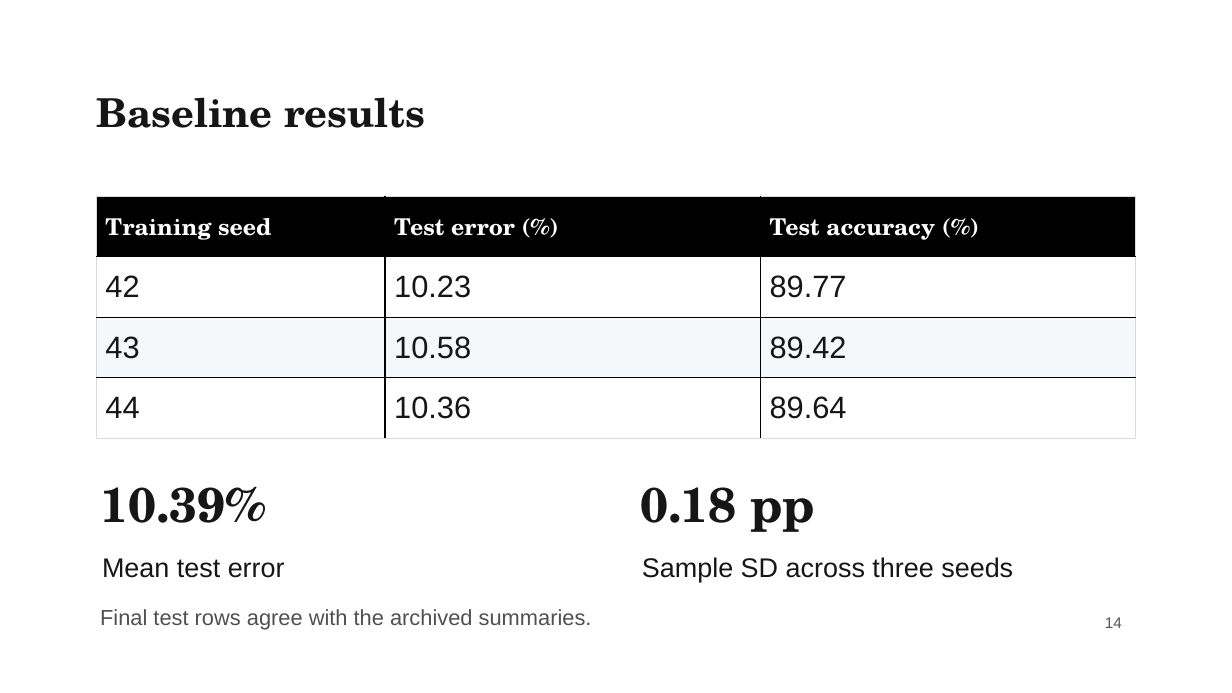
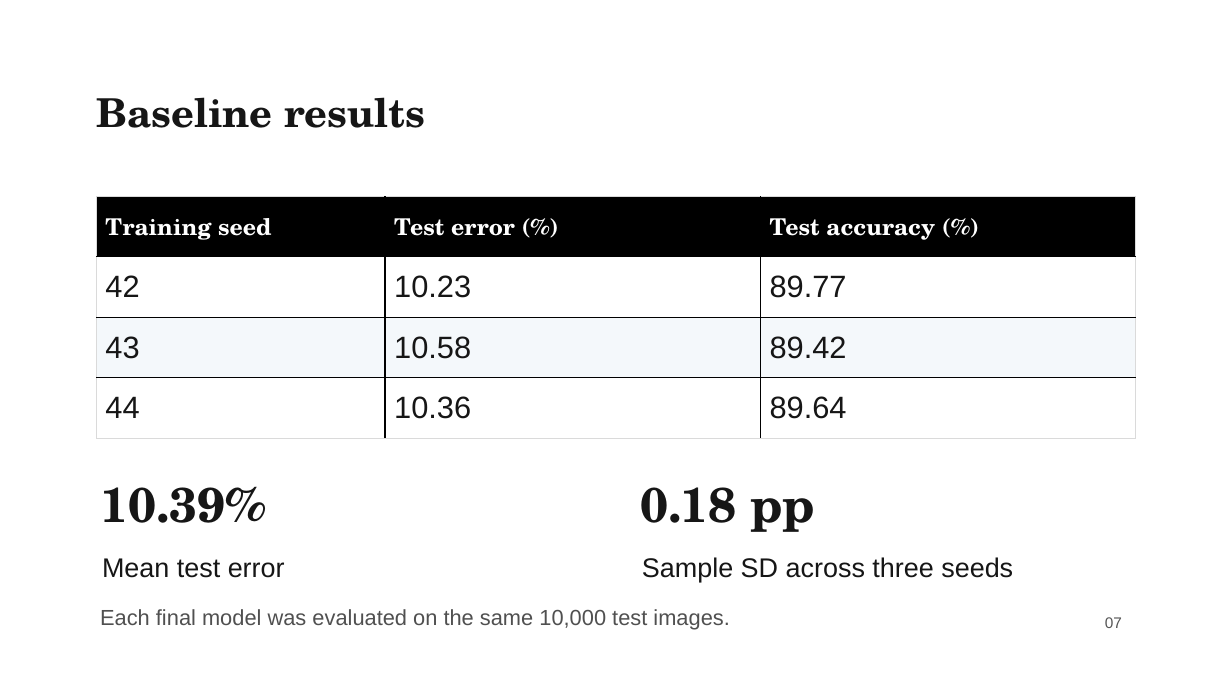
Before and after one commit to liuyanze910-svg/miae01-resnet-replication, a slide deck: slide 7 of docs/slides/week4_a_background_methods.pptx (slide 14 before the commit). Drawn at 1232x693 pixels with LibreOffice and Linux fonts; fonts in the diff are those of the drawing; background and template pictures are left out. Boxes give left, top, right and bottom in pixels: in the first picture for what was removed or moved away, otherwise in the second. Text is boxed around its words. In the diff, an @@ line names an element or a change of style, - is before the commit and + after.

```diff
--- a/docs/slides/week4_a_background_methods.pptx
+++ b/docs/slides/week4_a_background_methods.pptx
@@ text at (x1=100, y1=609, x2=729, y2=630): text changed @@
-Final test rows agree with the archived summaries.
+Each final model was evaluated on the same 10,000 test images.
@@ text at (x1=1105, y1=617, x2=1122, y2=628): text changed @@
-14
+07
```
Also in this commit, not shown: 6 other slides changed, 8 slides removed, 3 other files.
